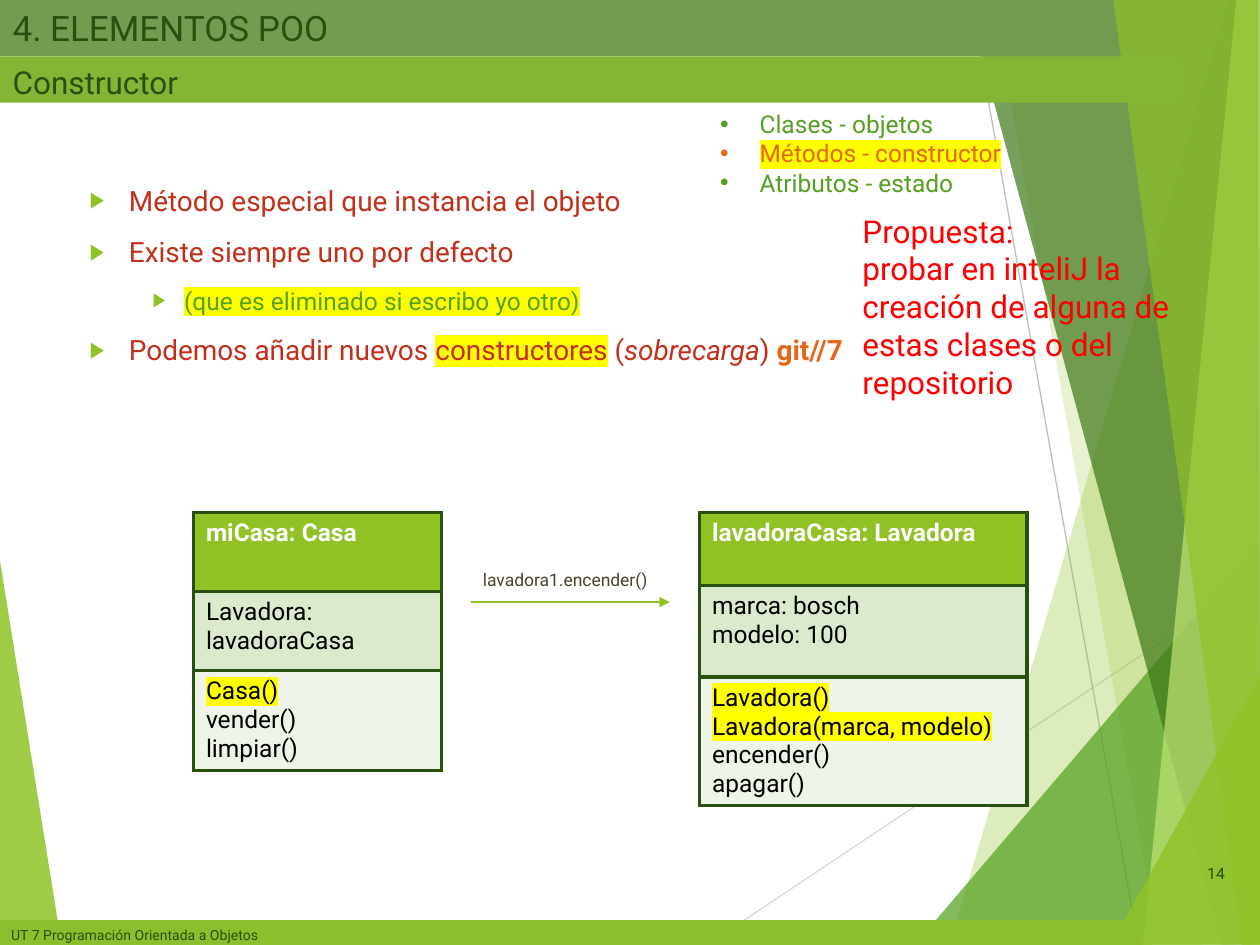
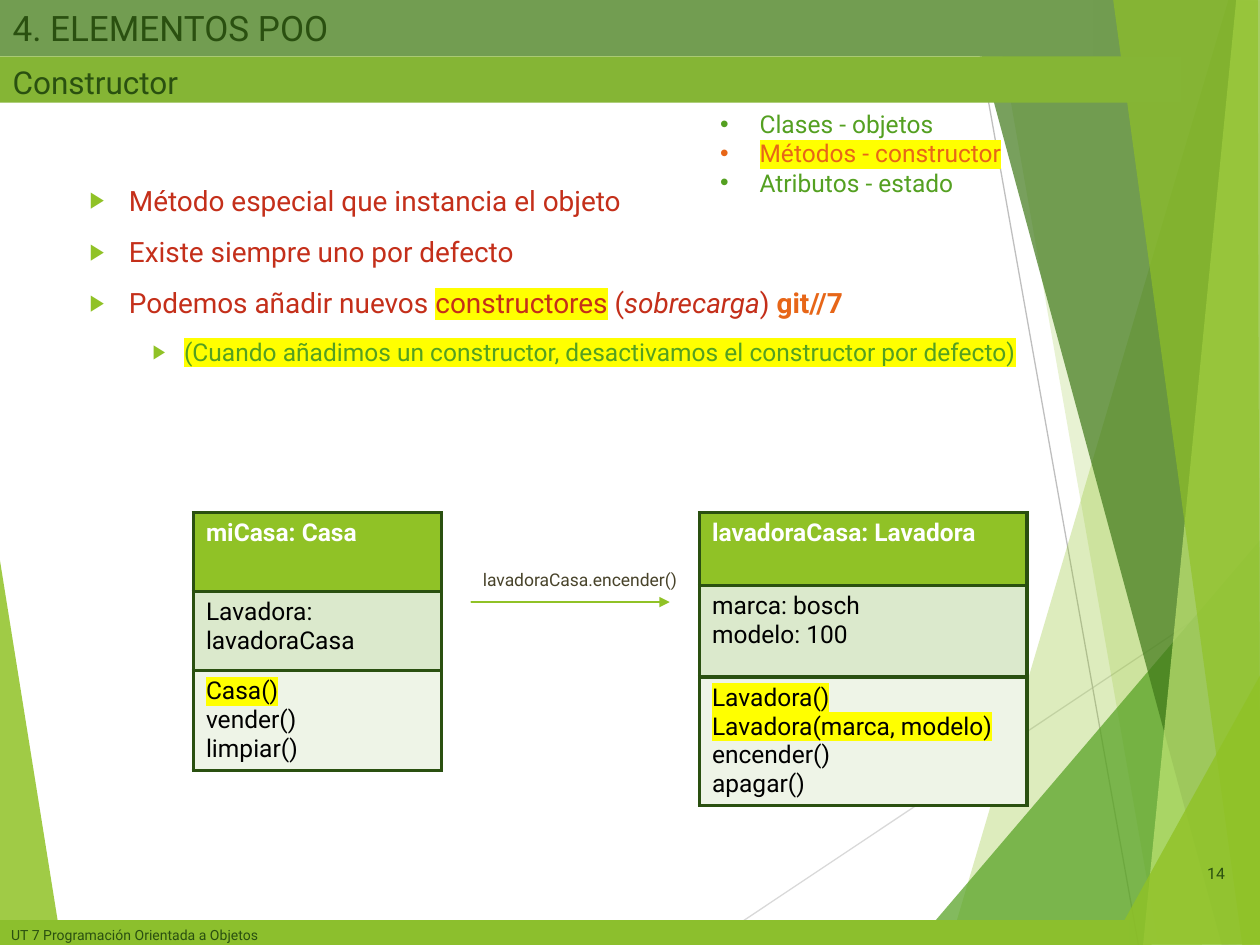
Before and after one commit to miGUITel/ED, a slide deck: slide 14 of 00 PRESENTACIONES compartida alumnos/ED04n - POO.pptx. Drawn at 1260x945 pixels with LibreOffice and Linux fonts; fonts in the diff are those of the drawing; background and template pictures are left out. Boxes give left, top, right and bottom in pixels: in the first picture for what was removed or moved away, otherwise in the second. Text is boxed around its words. In the diff, an @@ line names an element or a change of style, - is before the commit and + after.

```diff
--- a/00 PRESENTACIONES compartida alumnos/ED04n - POO.pptx
+++ b/00 PRESENTACIONES compartida alumnos/ED04n - POO.pptx
@@ text removed at bbox=[862, 214, 1169, 401] @@
-Propuesta:
-probar en inteliJ la creación de alguna de estas clases o del repositorio
@@ text at bbox=[184, 290, 580, 315]: paragraph removed @@
-    ▶ (que es eliminado si escribo yo otro)
@@ text at bbox=[184, 341, 1015, 367]: paragraph added @@
+    ▶ (Cuando añadimos un constructor, desactivamos el constructor por defecto)
@@ text at bbox=[483, 572, 677, 590]: text changed @@
-lavadora1.encender()
+lavadoraCasa.encender()
```
Also in this commit, not shown: 3 other slides changed, 5 other files.
